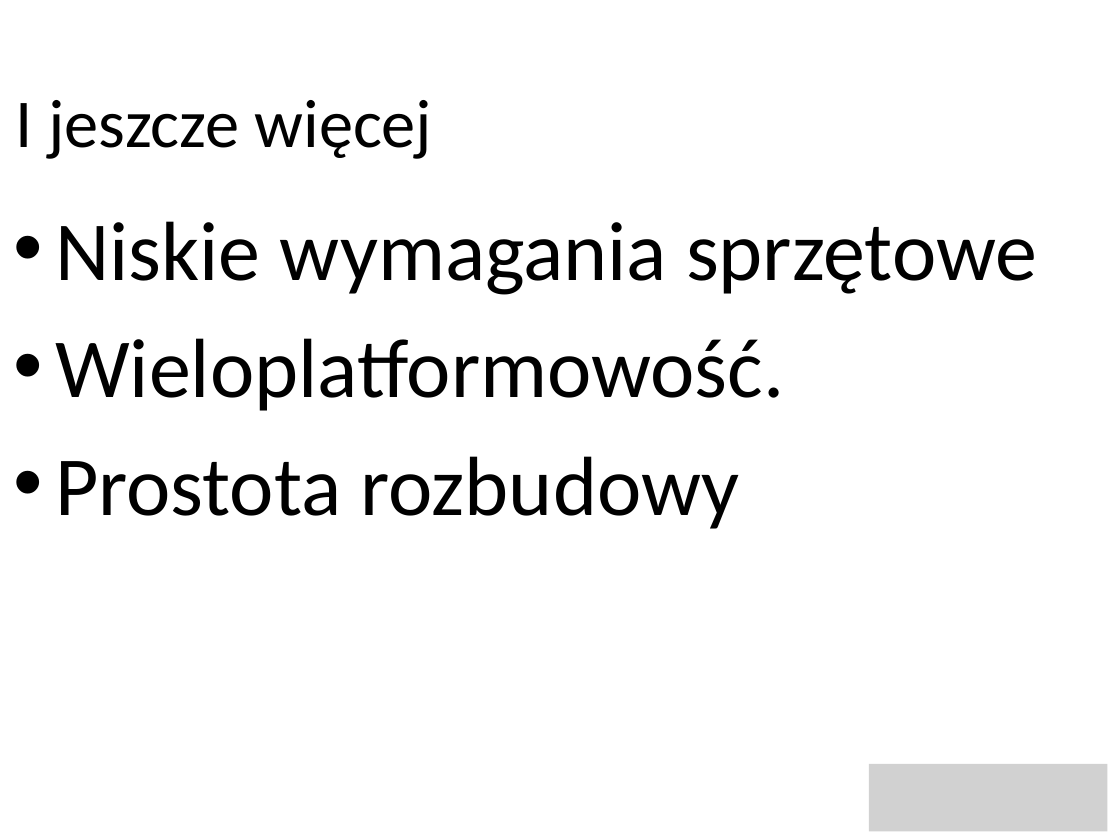
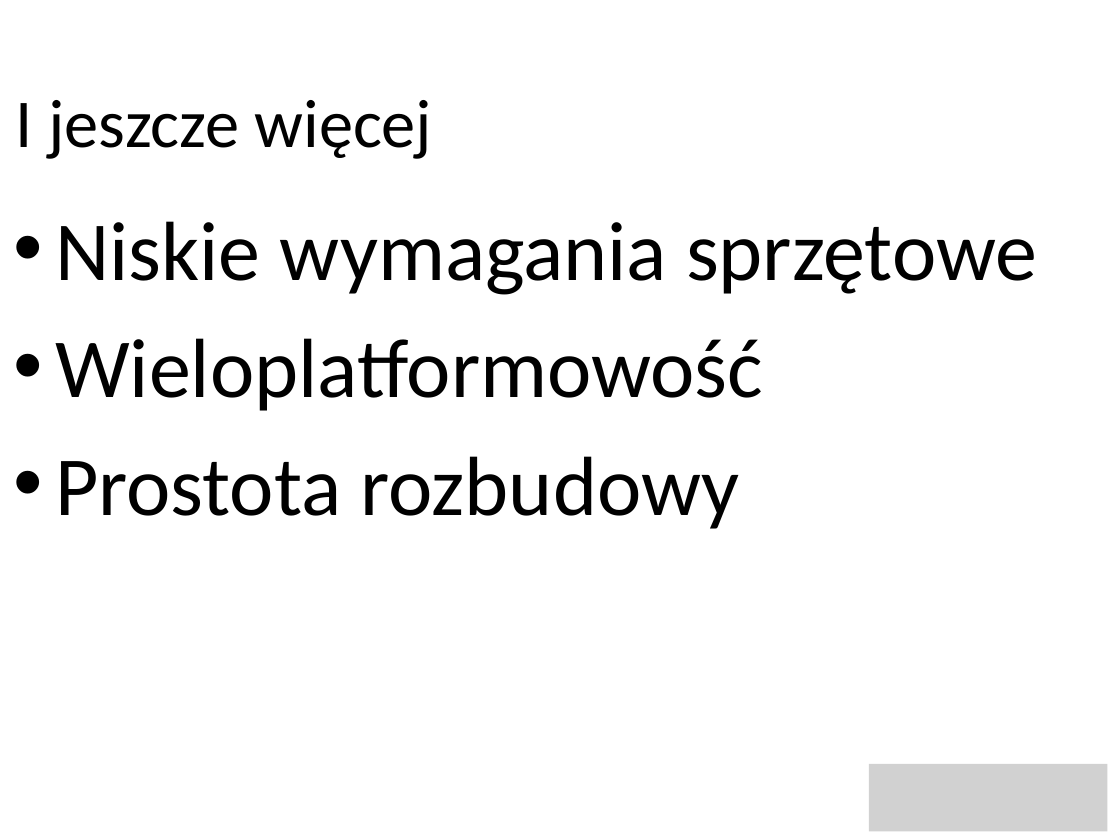
Before and after one commit to Kejzin/Thesis, a slide deck: slide 9 of prezentacja_dyplomowa/prezentacja_dyplomowa.pptx (slide 8 before the commit). Drawn at 1120x840 pixels with LibreOffice and Linux fonts; fonts in the diff are those of the drawing; background and template pictures are left out. Boxes give left, top, right and bottom in pixels: in the first picture for what was removed or moved away, otherwise in the second. Text is boxed around its words. In the diff, an @@ line names an element or a change of style, - is before the commit and + after.

```diff
--- a/prezentacja_dyplomowa/prezentacja_dyplomowa.pptx
+++ b/prezentacja_dyplomowa/prezentacja_dyplomowa.pptx
@@ text at bbox=[55, 338, 763, 411]: text changed @@
-• Wieloplatformowość.
+• Wieloplatformowość
```
Also in this commit, not shown: 4 other slides changed, 2 slides added, 1 other file.
